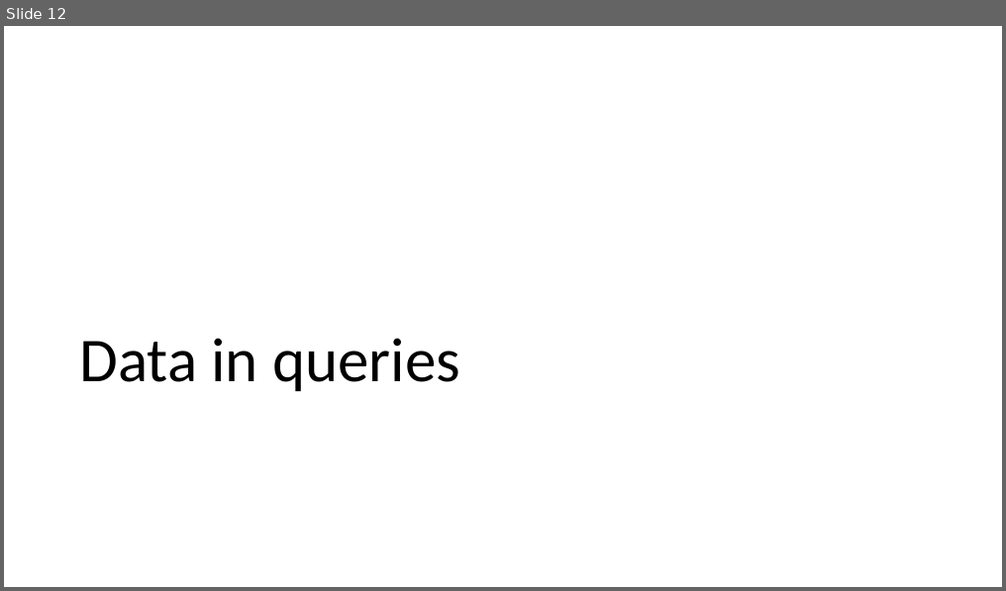
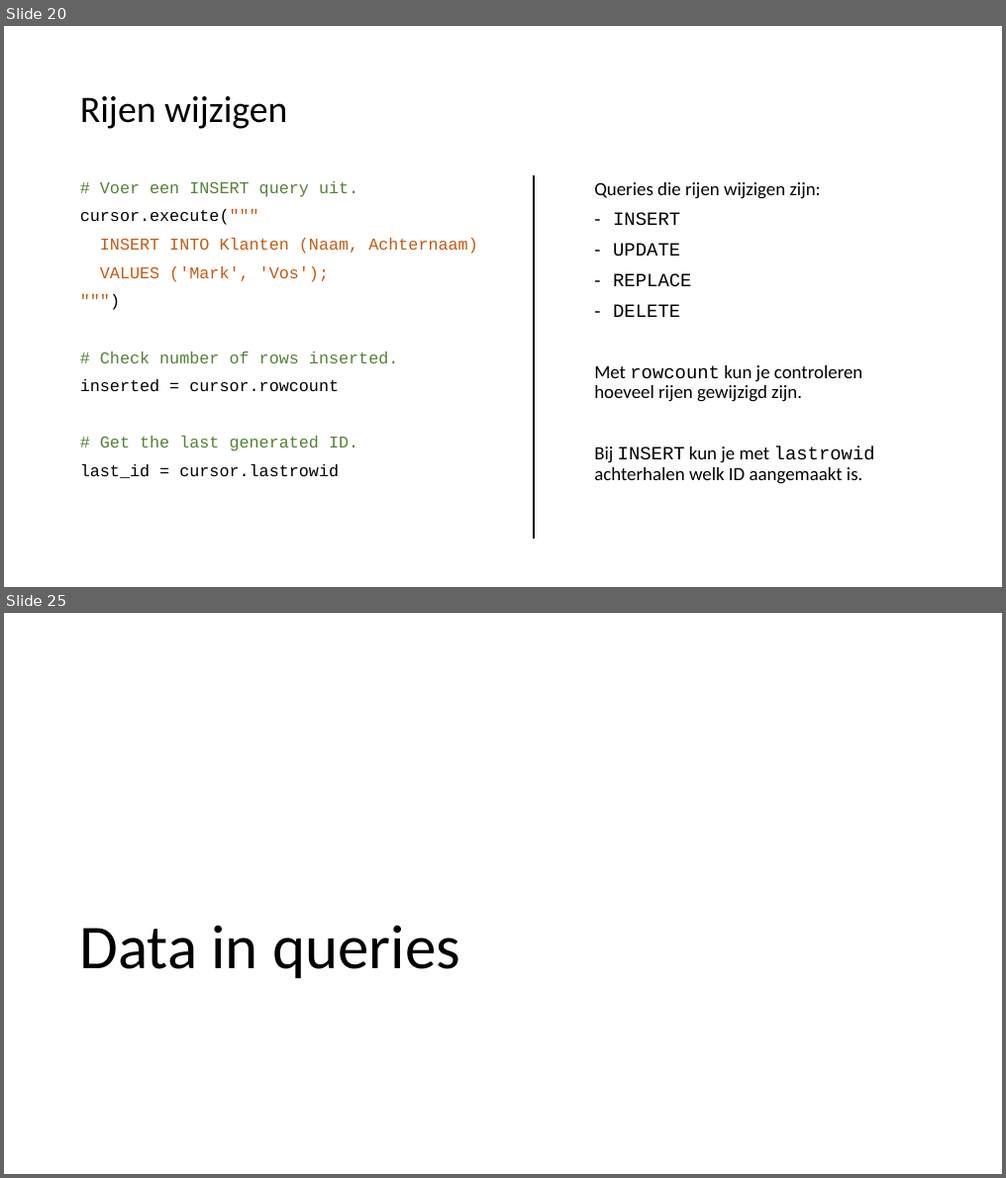
Before and after one commit to LFKoning/knowledge-sharing, a slide deck: sql_course/3_python/3_python.pptx. Shown one above the other, each under a label of ours: slide 12 before the commit, slides 20 and 25 after it; the slides between them are not shown. The pictures are 1006x591 and 1006x1178 pixels, drawn with LibreOffice and Linux fonts; fonts in the diff are those of the drawing. Boxes give left, top, right and bottom in pixels: in the first picture for what was removed or moved away, otherwise in the second. Text is boxed around its words. In the diff, an @@ line names an element or a change of style, - is before the commit and + after.

```diff
--- a/sql_course/3_python/3_python.pptx
+++ b/sql_course/3_python/3_python.pptx
@@ slide 20 added at (x1=4, y1=26, x2=1002, y2=587), background #FFFFFF @@
@@ title added at (x1=80, y1=96, x2=287, y2=129), 36 pt, text #000000 @@
+Rijen wijzigen
@@ text added at (x1=80, y1=181, x2=478, y2=478), 16 pt, text #548235 @@
+# Voer een INSERT query uit.
+cursor.execute("""
+INSERT INTO Klanten (Naam, Achternaam)
+VALUES ('Mark', 'Vos');
+""")
+# Check number of rows inserted.
+inserted = cursor.rowcount
+# Get the last generated ID.
+last_id = cursor.lastrowid
@@ line added from (534, 175) to (534, 539), #000000 1.5 pt @@
@@ text added at (x1=594, y1=182, x2=875, y2=484), 18 pt, text #000000 @@
+Queries die rijen wijzigen zijn:
+– INSERT
+– UPDATE
+– REPLACE
+– DELETE
+Met rowcount kun je controleren hoeveel rijen gewijzigd zijn.
+Bij INSERT kun je met lastrowid achterhalen welk ID aangemaakt is.
@@ what was slide 12 is now slide 25 @@
```
Also in this commit, not shown: 12 slides changed, 30 other slides added, 3 slides removed, 11 other files.
